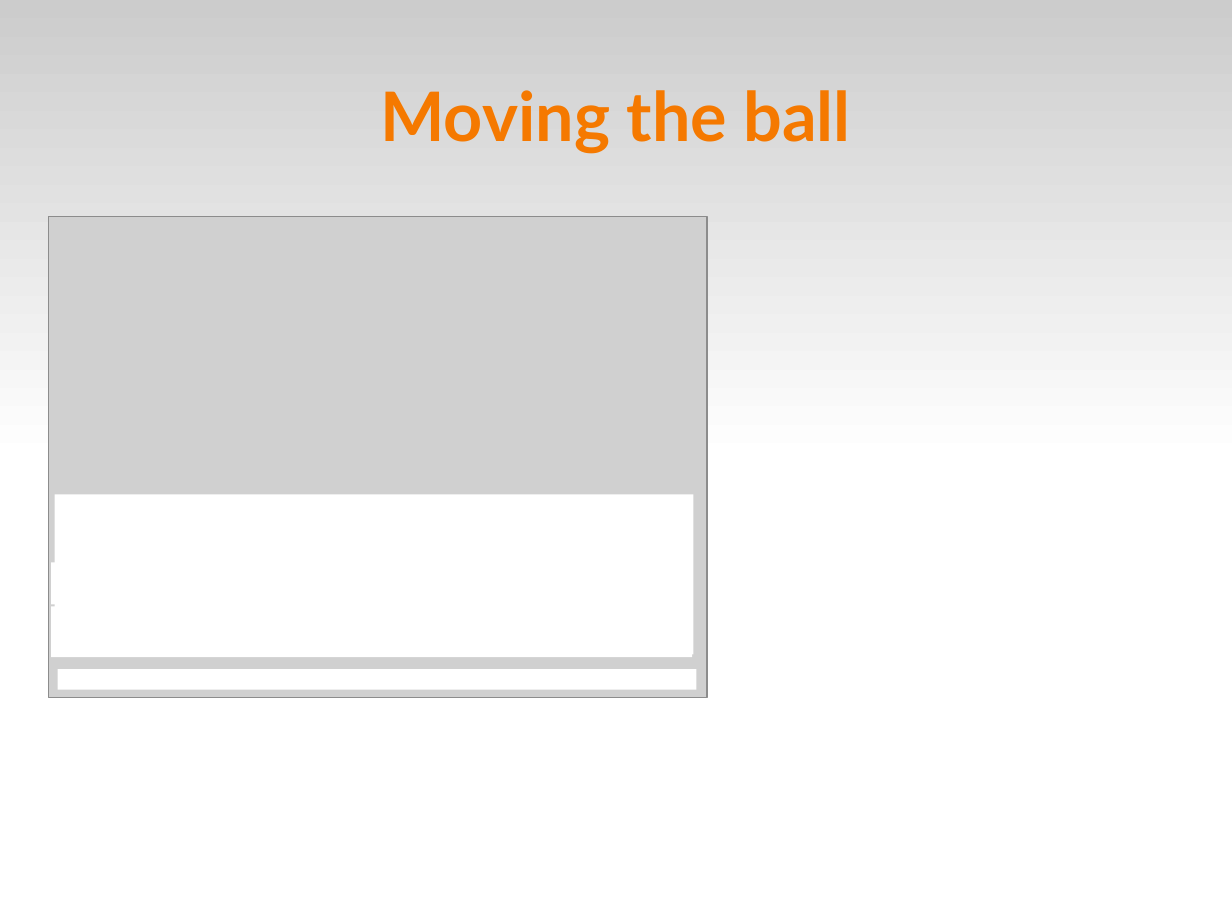
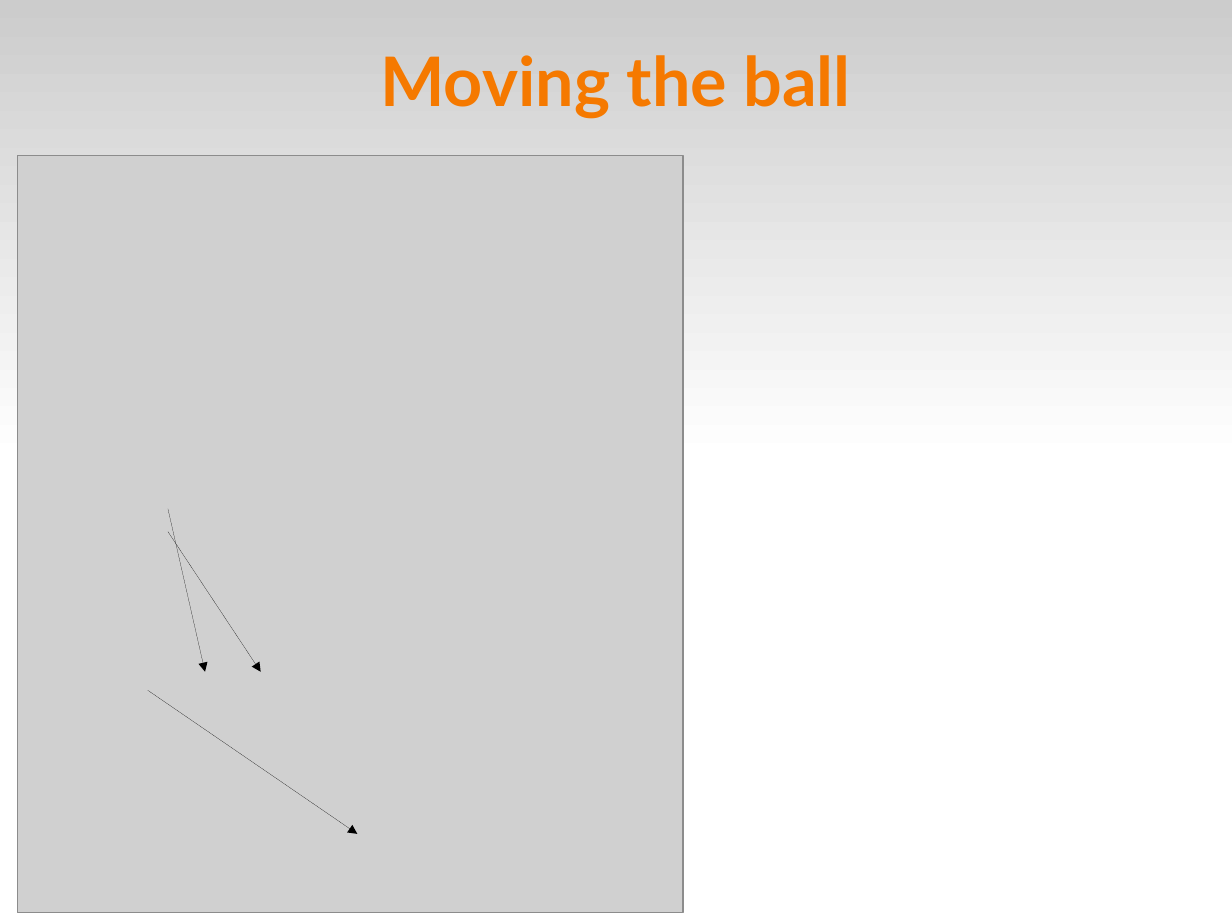
Before and after one commit to fsantanna-no/ceu-docs, a slide deck: slide 28 of ceu_curryon-expanded.odp (slide 48 before the commit). Drawn at 1232x924 pixels with LibreOffice and Linux fonts; fonts in the diff are those of the drawing; grey boxes stand for pictures. Boxes give left, top, right and bottom in pixels: in the first picture for what was removed or moved away, otherwise in the second. Text is boxed around its words. In the diff, an @@ line names an element or a change of style, - is before the commit and + after.

```diff
--- a/ceu_curryon-expanded.odp
+++ b/ceu_curryon-expanded.odp
@@ title "Moving the ball" moved from (x1=380, y1=90, x2=851, y2=154) to (x1=380, y1=55, x2=851, y2=119) @@
@@ picture resized from (x1=48, y1=217, x2=708, y2=698) to (x1=17, y1=155, x2=683, y2=912) @@
@@ rectangle removed at (x1=55, y1=494, x2=694, y2=654) @@
@@ arrow added from (168, 509) to (205, 672), #000000 0 pt @@
@@ arrow added from (168, 532) to (260, 672), #000000 0 pt @@
@@ rectangle removed at (x1=51, y1=562, x2=693, y2=605) @@
@@ rectangle removed at (x1=51, y1=607, x2=693, y2=657) @@
@@ rectangle removed at (x1=57, y1=670, x2=696, y2=690) @@
@@ arrow added from (148, 691) to (358, 834), #000000 0 pt @@
```
Also in this commit, not shown: 52 other slides changed, 6 slides added, 5 slides removed, 2 other files.
